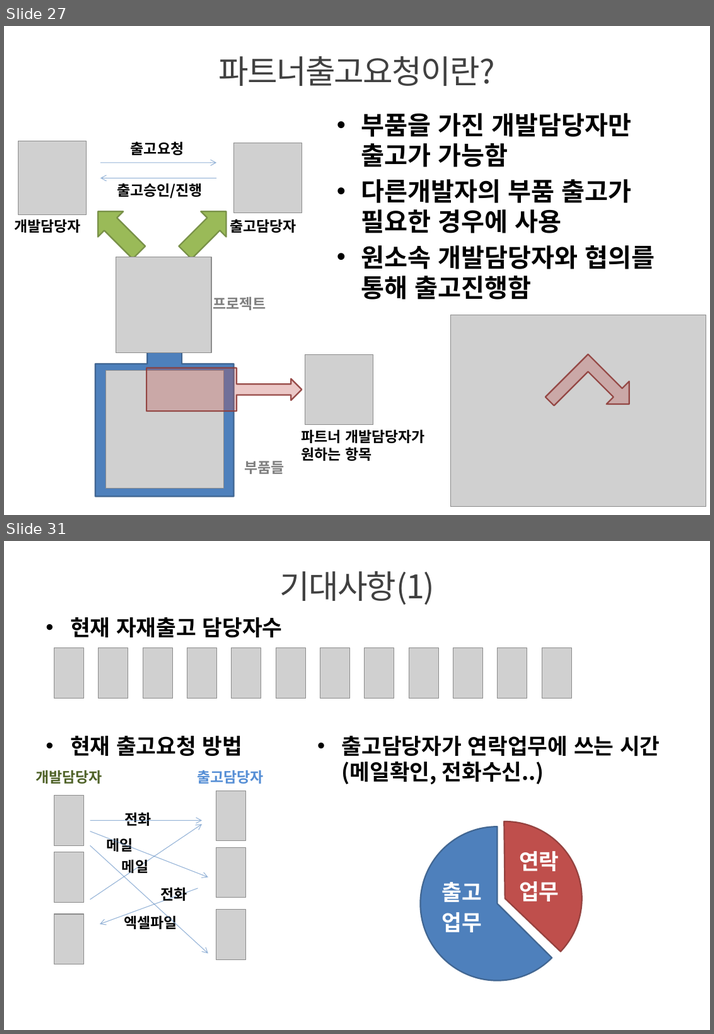
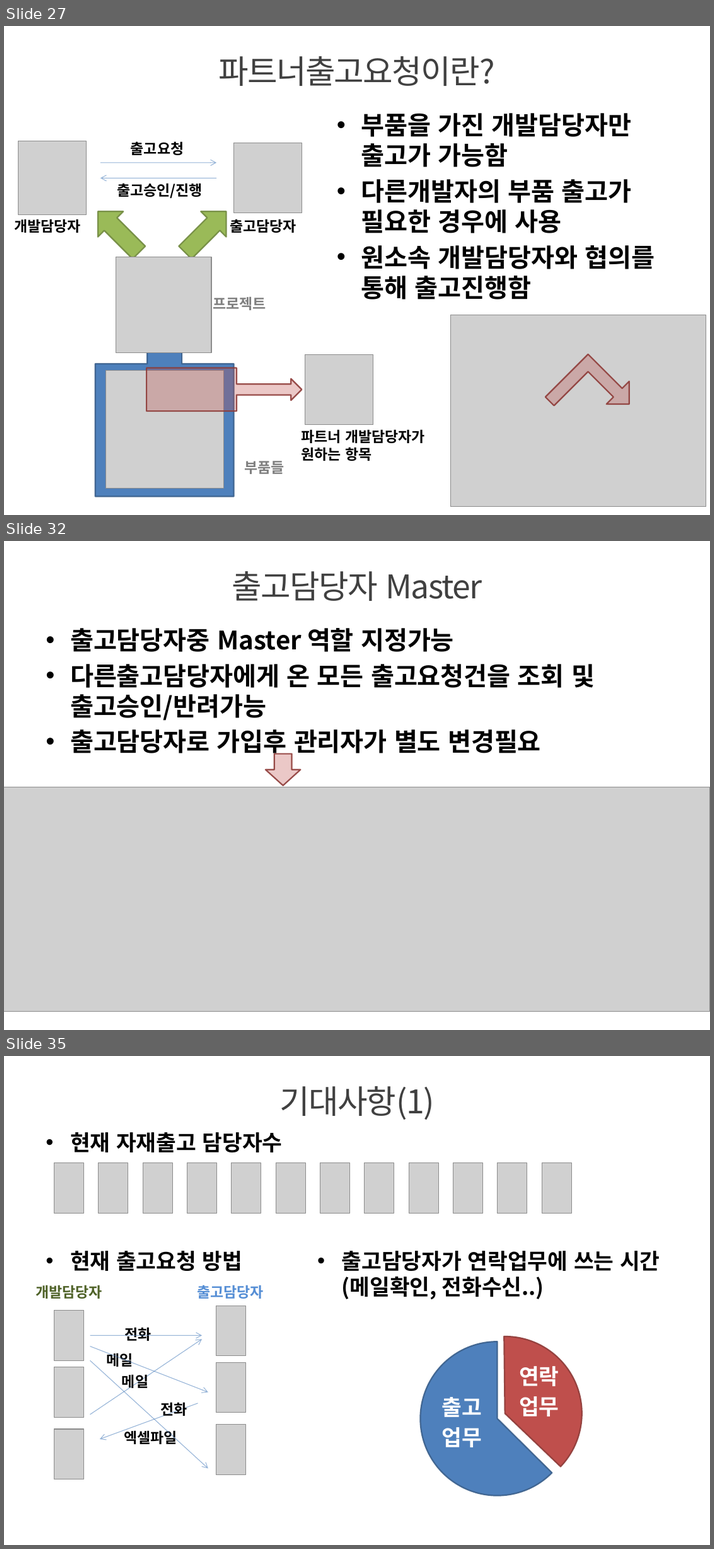
Before and after one commit to jaeyong1/stockmgmt, a slide deck: src/main/webapp/resources/doc/innoparts_user_guide.pptx. Shown one above the other, each under a label of ours: slides 27 and 31 before the commit, slides 27, 32 and 35 after it; the slides between them are not shown. The pictures are 714x1034 and 714x1549 pixels, drawn with LibreOffice and Linux fonts; fonts in the diff are those of the drawing; grey boxes stand for pictures; background and template pictures are left out. Boxes give left, top, right and bottom in pixels: in the first picture for what was removed or moved away, otherwise in the second. Text is boxed around its words. In the diff, an @@ line names an element or a change of style, - is before the commit and + after.

```diff
--- a/src/main/webapp/resources/doc/innoparts_user_guide.pptx
+++ b/src/main/webapp/resources/doc/innoparts_user_guide.pptx
@@ slide 32 added at (x1=4, y1=541, x2=710, y2=1030), background picture (left out) @@
@@ title added at (x1=232, y1=571, x2=482, y2=601), 36 pt, text #404040 @@
+출고담당자 Master
@@ text added at (x1=70, y1=628, x2=594, y2=758), 28 pt, text #000000, bold @@
+• 출고담당자중 Master 역할 지정가능
+• 다른출고담당자에게 온 모든 출고요청건을 조회 및 출고승인/반려가능
+• 출고담당자로 가입후 관리자가 별도 변경필요
@@ down arrow added at (x1=265, y1=753, x2=301, y2=785), fill #C0504D at 31% opacity, outline #8E3B39 1.54 pt @@
@@ picture added at (x1=4, y1=787, x2=710, y2=1012) @@
@@ what was slide 31 is now slide 35 @@
```
Also in this commit, not shown: 20 slides changed, 5 other slides added, 1 slide removed, 9 other files.
